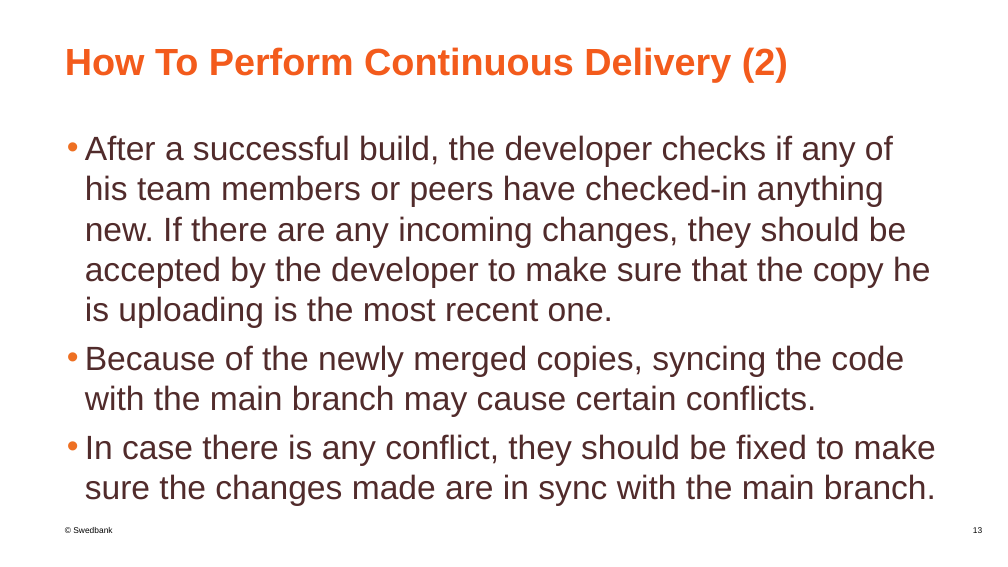
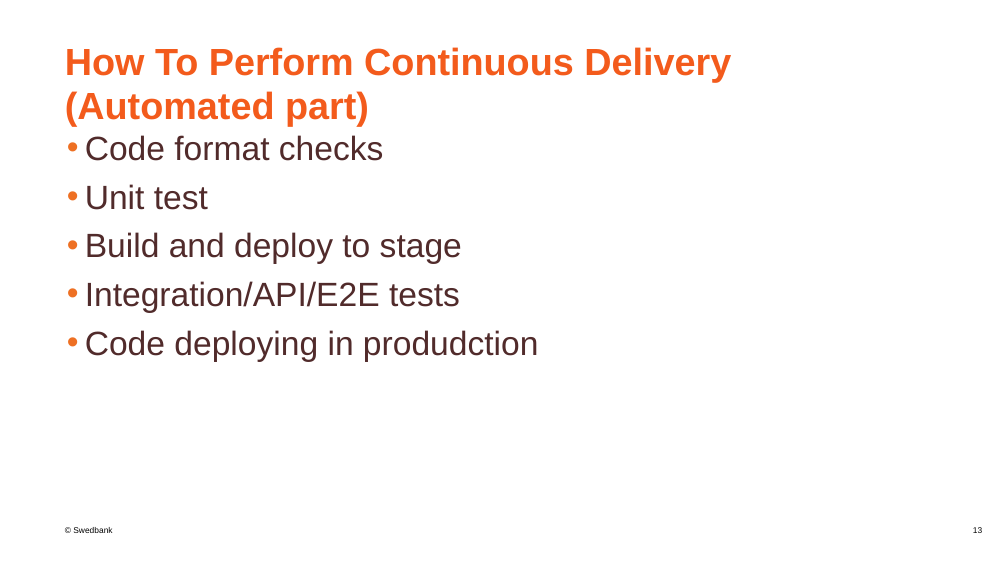
Before and after one commit to mantelisb/CICD-lecture, a slide deck: slide 13 of CICD.pptx. Drawn at 1008x567 pixels with LibreOffice and Linux fonts; fonts in the diff are those of the drawing; background and template pictures are left out. Boxes give left, top, right and bottom in pixels: in the first picture for what was removed or moved away, otherwise in the second. Text is boxed around its words. In the diff, an @@ line names an element or a change of style, - is before the commit and + after.

Commit message:
feat: improve slides

```diff
--- a/CICD.pptx
+++ b/CICD.pptx
@@ title at (65, 47, 731, 126): text changed @@
-How To Perform Continuous Delivery (2)
+How To Perform Continuous Delivery (Automated part)
@@ text at (85, 135, 539, 362): text changed @@
-• After a successful build, the developer checks if any of his team members or peers have checked-in anything new. If there are any incoming changes, they should be accepted by the developer to make sure that the copy he is uploading is the most recent one.
-• Because of the newly merged copies, syncing the code with the main branch may cause certain conflicts.
-• In case there is any conflict, they should be fixed to make sure the changes made are in sync with the main branch.
+• Code format checks
+• Unit test
+• Build and deploy to stage
+• Integration/API/E2E tests
+• Code deploying in produdction
```
Also in this commit, not shown: 4 other slides changed, 3 slides added, 2 slides removed, 2 other files.
